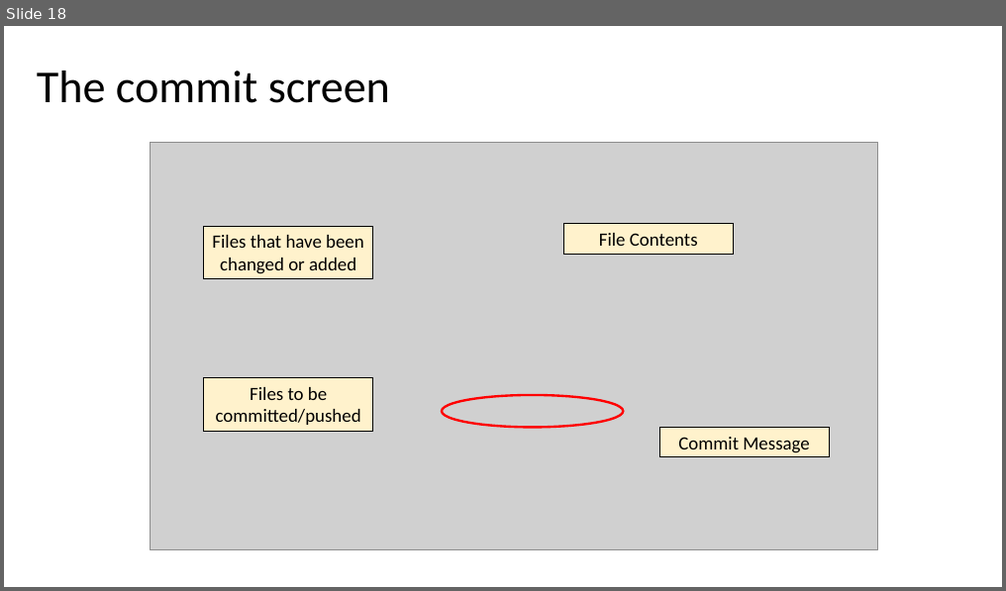
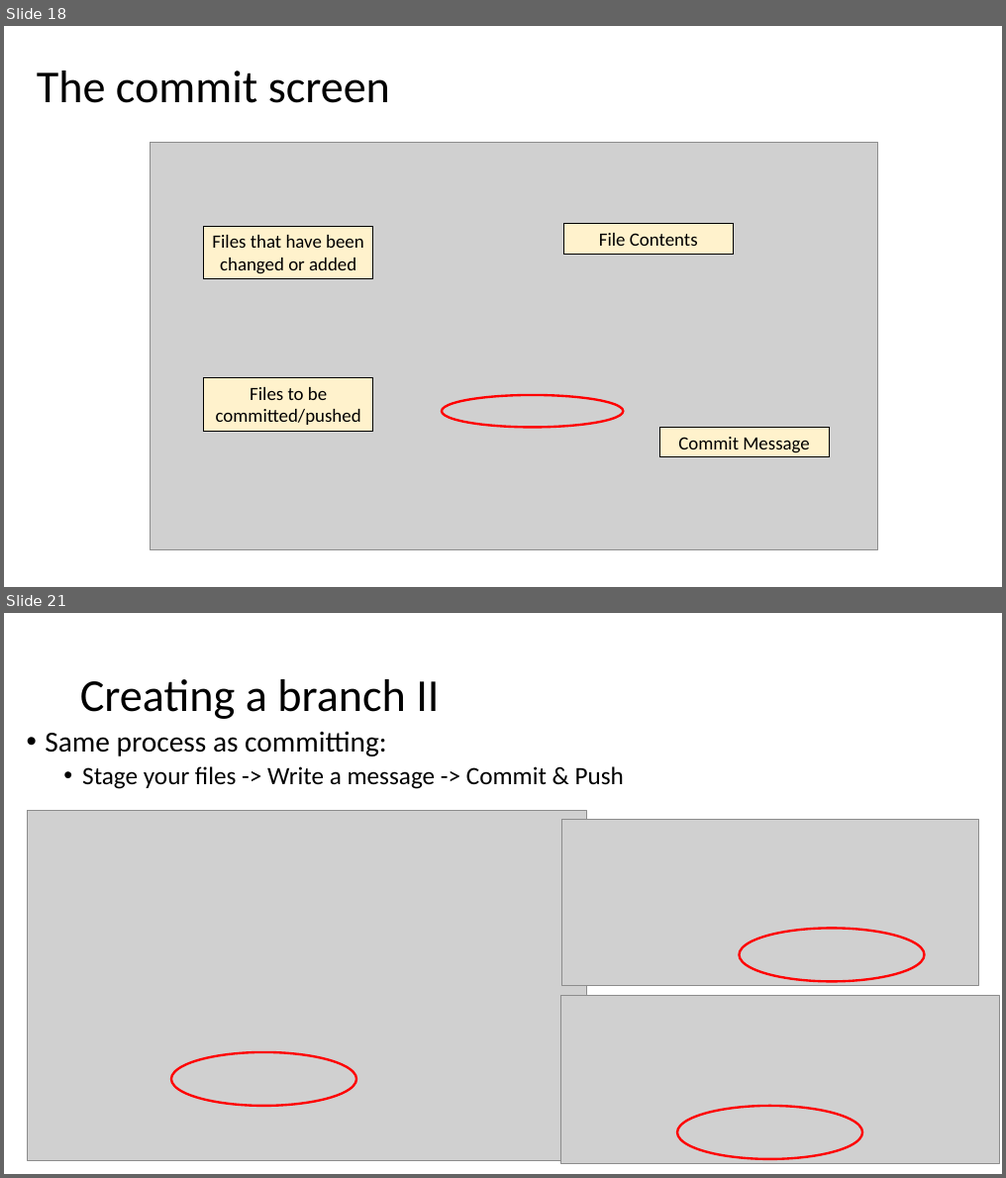
Before and after one commit to maxxb77/EBGN632_2019, a slide deck: ClassSlides/Course2.pptx. Shown one above the other, each under a label of ours: slide 18 before the commit, slides 18 and 21 after it; the slides between them are not shown. The pictures are 1006x591 and 1006x1178 pixels, drawn with LibreOffice and Linux fonts; fonts in the diff are those of the drawing; grey boxes stand for pictures. Boxes give left, top, right and bottom in pixels: in the first picture for what was removed or moved away, otherwise in the second. Text is boxed around its words. In the diff, an @@ line names an element or a change of style, - is before the commit and + after.

```diff
--- a/ClassSlides/Course2.pptx
+++ b/ClassSlides/Course2.pptx
@@ slide 21 added at bbox=[4, 613, 1002, 1174], background #FFFFFF @@
@@ title added at bbox=[80, 679, 439, 719], 44 pt, text #000000 @@
+Creating a branch II
@@ text added at bbox=[45, 731, 624, 789], 24 pt, text #000000 @@
+• Same process as committing:
+  • Stage your files -> Write a message -> Commit & Push
@@ picture added at bbox=[27, 811, 586, 1160] @@
@@ picture added at bbox=[561, 820, 979, 986] @@
@@ ellipse added at bbox=[740, 928, 924, 981], outline #FF0000 2.25 pt @@
@@ picture added at bbox=[561, 995, 1000, 1163] @@
@@ ellipse added at bbox=[171, 1053, 356, 1106], outline #FF0000 2.25 pt @@
@@ ellipse added at bbox=[678, 1106, 862, 1159], outline #FF0000 2.25 pt @@
```
Also in this commit, not shown: 1 slide changed, 6 other slides added.
